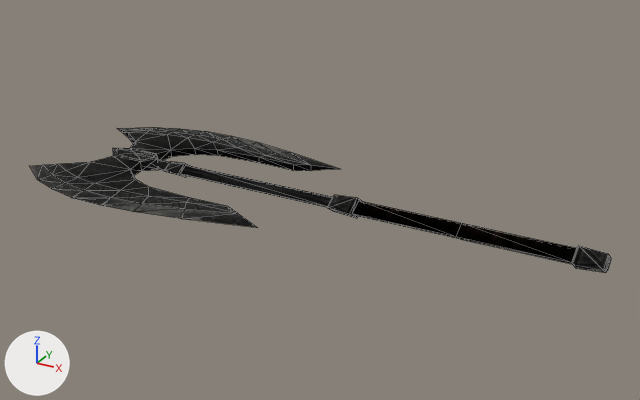
The glTF model assets/models/ITMW_080_2H_AXE_HEAVY_02.glb: old version first, new version second.
Camera for both pictures: a 50 mm lens placed at (0.618, -1.525, 0.763), pointed at (-0.229, 0.016, -0.008). Arrows for +X, +Y and +Z are at lower left; the lights stay in place. Mesh edges are drawn as thin lines. Vertices at the same position are counted once.
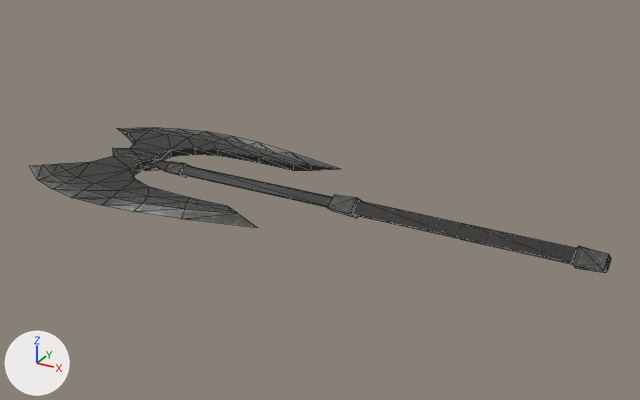
What differs and where, as boxes [x1, y1, x2, y2] in the pictures (640 x 400 px; the box of a moved part takes in the faces that stretch with it):
'Mesh', surface changed (black to grey)
    both: [29, 127, 611, 273]
part 1 of me_mesh, moved or reshaped
    both: [144, 160, 578, 264]

The change, as a list of edits to the scene's bpy script:
```text
Change mat_km_swords_01:
    mat_km_swords_01.metallic: 1.0 -> 0.0
    mat_km_swords_01.roughness: 1.0 -> 0.5
Change mat_km_axe_01:
    mat_km_axe_01.metallic: 1.0 -> 0.0
    mat_km_axe_01.roughness: 1.0 -> 0.5
Change mat_itmeleerest_obsidian:
    mat_itmeleerest_obsidian.metallic: 1.0 -> 0.0
    mat_itmeleerest_obsidian.roughness: 1.0 -> 0.5
Change me_mesh:
    where me_mesh.from_pydata(...)  # 202 vertices, 354 faces; spans x -0.913..0.385, y -0.247..0.247, z -0.024..0.024
    used by ob_mesh; location = (0.0, 0.0, 0.0)
    me_mesh part 1
    70 faces are deleted
    16 new faces join them, mat_itmeleerest_obsidian (picture img_itmeleerest_obsidian)
    40 new faces join them, mat_km_axe_01 (picture img_km_axe_01)
    14 new faces join them, mat_km_swords_01 (picture img_km_swords_01)
    me_mesh part 2: the surface is now shaded flat
```
